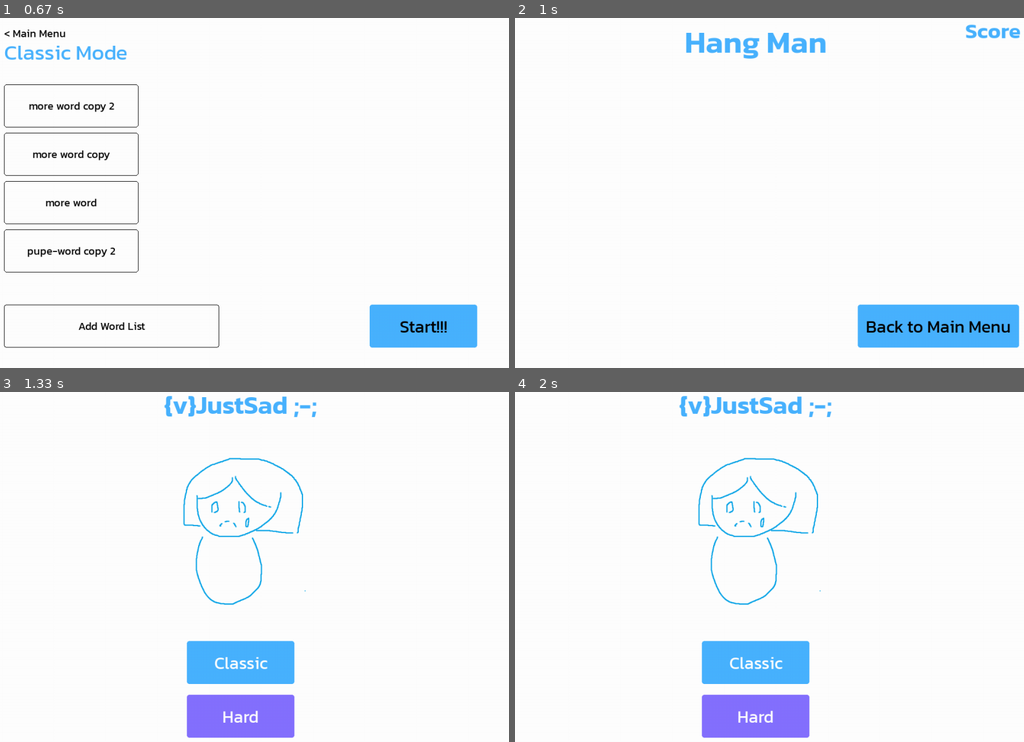
Above: before the commit, frames 1-4 (two rows, left to right).
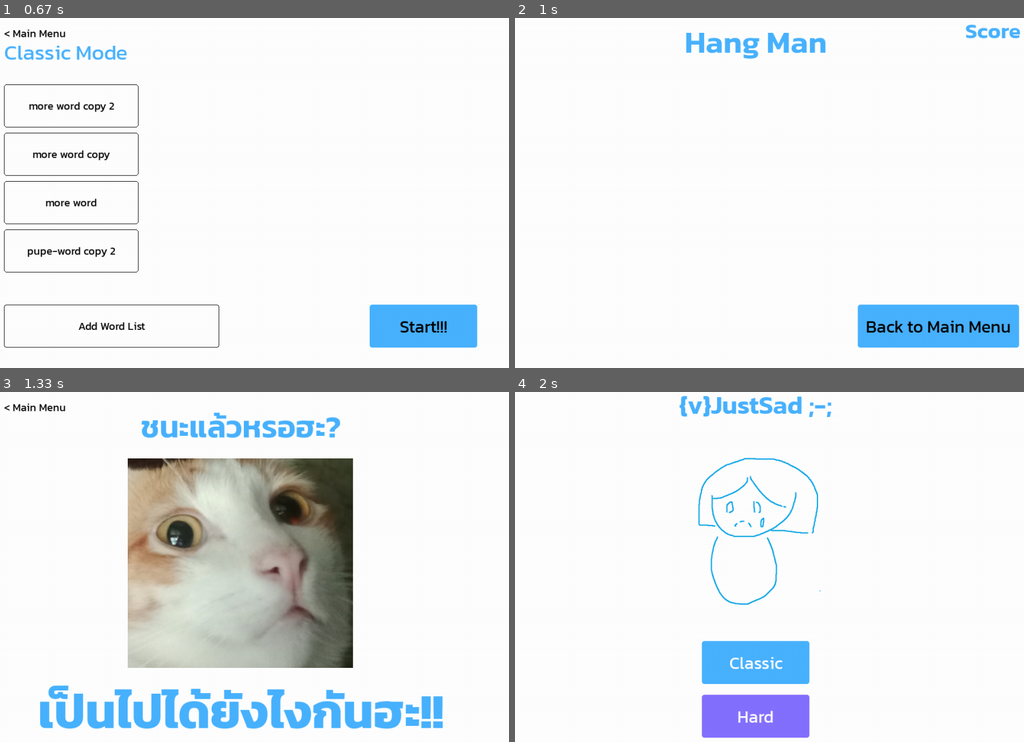
Above: after the commit, the same moments.

Repository: Wissanupong-Chanliem/WejustSad
Game: pygame game, started from src/main.py
Same seed, same stepped clock (60 frames per second), same inputs: the game is played once before the commit and once after it.
Inputs (mouse positions are in pixels of both pictures, inside the frame that each line leads up to):
- Up to frame 1 (0.67 s): click "Classic" at 0.38 s
- Up to frame 2 (1 s): click "Start!!!" at 0.72 s
- Up to frame 3 (1.33 s): click "Back to Main Menu" at 1.05 s
- Up to frame 4 (2 s): click (550, 406) at 1.55 s, where only the run after the commit has a clickable "< Main Menu"

Frames 1-2 are identical in both runs. In frame 3, 36% of the frame differs, in the area x 0-88%, y 1-99%; in frame 4, nothing differs.

Commit message:
feat: add win page

Diff:
--- a/src/main.py
+++ b/src/main.py
@@ -6,6 +6,7 @@
 from components.topicpage.topic_select import TopicList
 from function.read_word_list import read_word_list
 from function.read_wordlist_folder import read_wordlist_dir
+import winPage
 WHITE = (255, 255, 255)
 GREEN = (0, 255, 0)
 BLUE = (0, 0, 128)
@@ -110,7 +111,7 @@
         if event.type == pygame.MOUSEBUTTONDOWN:
             # Classic Mode button is clicked
             if self.menu_button.button_rect.collidepoint(pygame.mouse.get_pos()):
-                self.redirect_to("MainMenu")
+                self.redirect_to("winPage")
         if event.type == pygame.KEYDOWN:
             # Get input from keyboard
             if event.unicode.isalpha():
@@ -128,7 +129,8 @@
         self.pages:dict[str,Page] = {
             "MainMenu":MainMenuPage(self.screen,self.resources),
             "Topic":TopicPage(self.screen,self.resources),
-            "HangMan":HangManPage(self.screen,self.resources)
+            "HangMan":HangManPage(self.screen,self.resources),
+            "winPage":winPage.winPage(self.screen,self.resources)
         }
 
     def load_resource(self) -> Resource:
@@ -139,11 +141,13 @@
             "Kanit-Regular": pygame.font.Font("static/font/Kanit-Regular.ttf",20),
             "Kanit-Header-2":pygame.font.Font("static/font/Kanit-Regular.ttf",40),
             "Kanit-Word":pygame.font.Font("static/font/Kanit-SemiBold.ttf",58),
-            "Kanit-Bold-Regular-Size":pygame.font.Font("static/font/Kanit-SemiBold.ttf",40)
+            "Kanit-Bold-Regular-Size":pygame.font.Font("static/font/Kanit-SemiBold.ttf",40),
+            "Kanit-Klong":pygame.font.Font("static/font/Kanit-Bold.ttf",90)
         })
         resources.add_images({
             "ijudge-mascot": pygame.image.load("static/images/ijudge-mascot.jpg"),
-            "pupe-sad": pygame.image.load("static/images/PupeSad.png")
+            "pupe-sad": pygame.image.load("static/images/PupeSad.png"),
+            "klong":pygame.image.load("static/images/Klong.jpg")
         })
         return resources
 
--- /dev/null
+++ b/src/winPage.py
@@ -0,0 +1,39 @@
+import pygame
+from pygame.event import Event
+from classes import Page,Resource
+from components.text import Text
+from components.button import Button
+
+WHITE = (255, 255, 255)
+GREEN = (0, 255, 0)
+BLUE = (0, 0, 128)
+BLACK = (0,0,0)
+PUPE_CYAN = (73,179,255)
+
+class winPage(Page):
+    def __init__(self,screen:pygame.Surface,resources:Resource):
+        Page.__init__(self,screen,resources)
+        self.back_to_main_menu = (
+            Text(resources.fonts["Kanit-Regular"],"< Main Menu",BLACK)
+            .set_coordinate((100,40))
+        )
+        self.winning_text = (
+            Text(resources.fonts["Kanit-Word"],"ชนะแล้วหรอฮะ?",PUPE_CYAN)
+            .set_coordinate((self.screen_ref.get_rect().centerx,90),origin_center=True)
+        )
+        self.klong_text = (
+            Text(resources.fonts["Kanit-Klong"],"เป็นไปได้ยังไงกันฮะ!!",PUPE_CYAN)
+            .set_coordinate((self.screen_ref.get_rect().centerx,self.screen_ref.get_height()-100),origin_center=True)
+        )
+
+    def render(self):
+        self.back_to_main_menu.render(self.screen_ref)
+        self.winning_text.render(self.screen_ref)
+        self.screen_ref.blit(pygame.transform.scale_by((self.resources.images["klong"]),0.47),(330,150))
+        self.klong_text.render(self.screen_ref)
+
+    def update(self, event: Event):
+        if event.type == pygame.MOUSEBUTTONDOWN:
+            # Classic Mode button is clicked
+            if self.back_to_main_menu.text_rect.collidepoint(pygame.mouse.get_pos()):
+                self.redirect_to("MainMenu")
Binary file added: static/images/Klong.jpg
